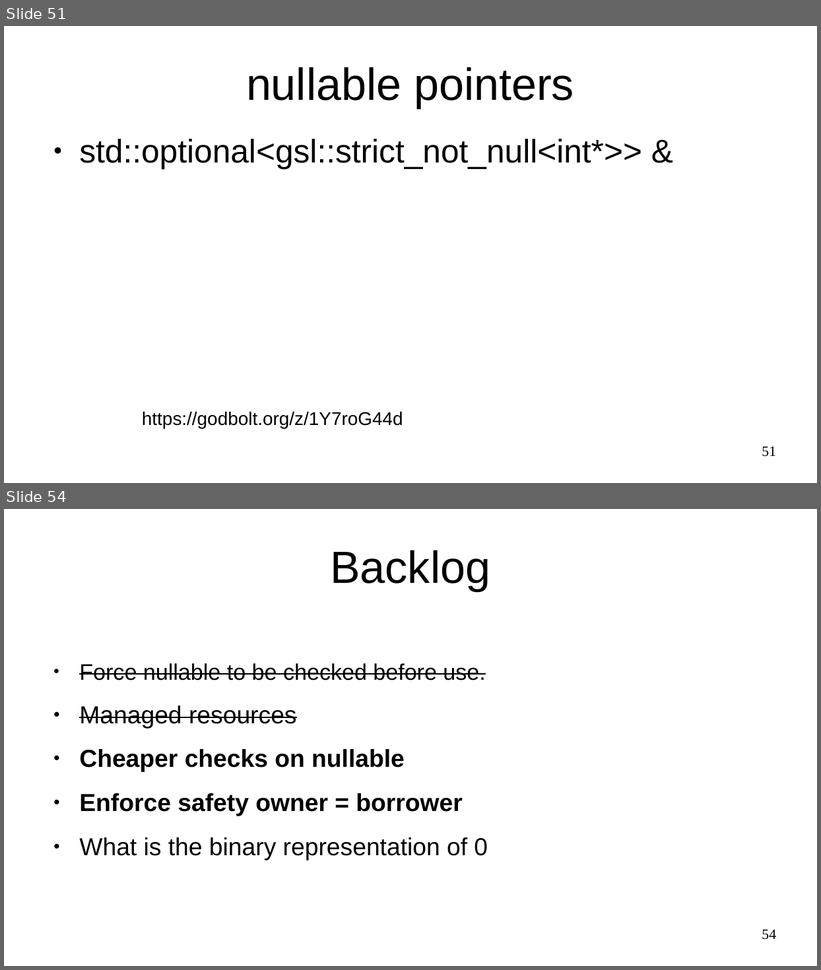
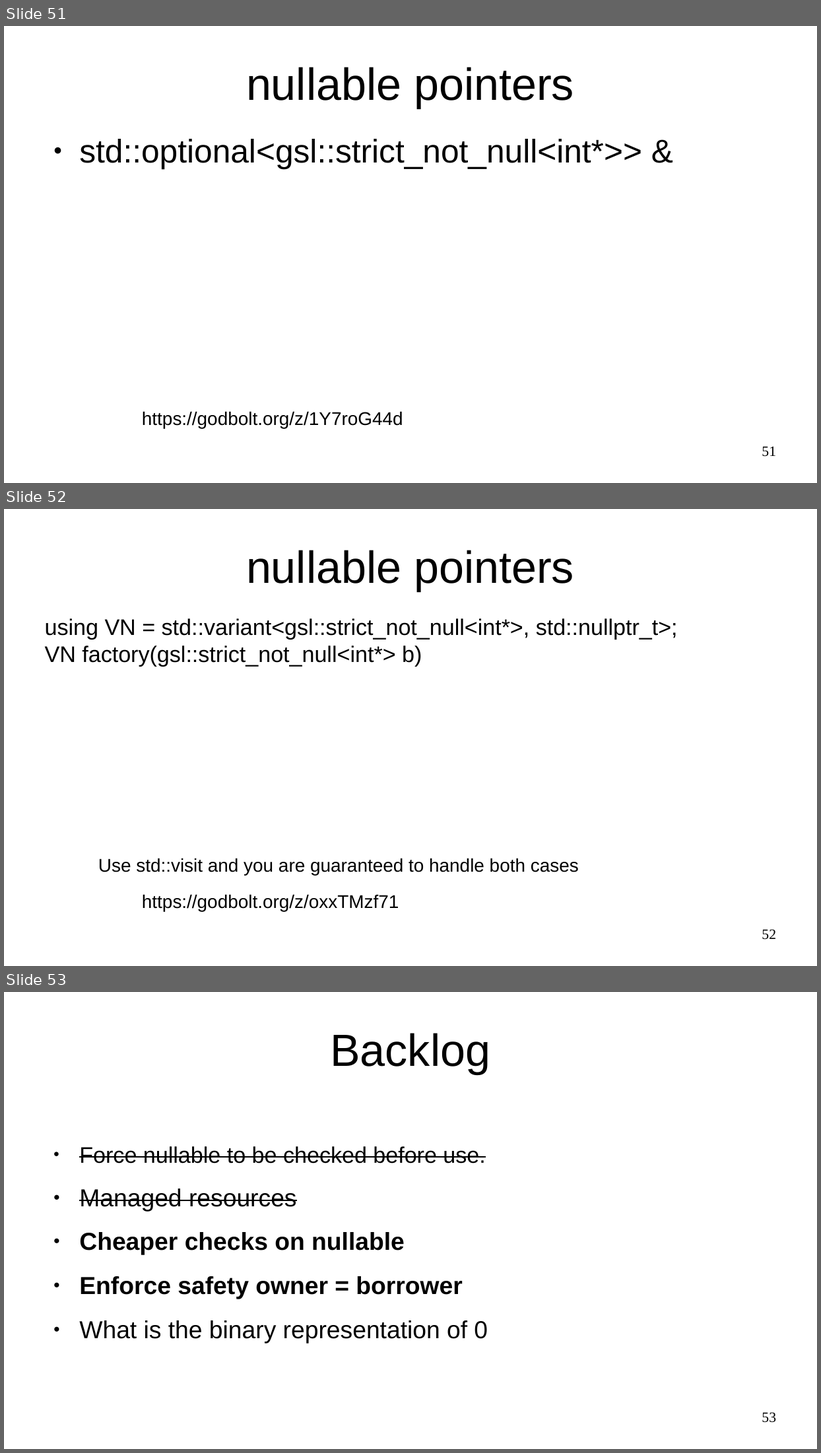
Before and after one commit to marcpawl/nullptr, a slide deck: slideshow.odp. Shown one above the other, each under a label of ours: slides 51 and 54 before the commit, slides 51, 52 and 53 after it; the slides between them are not shown. The pictures are 821x970 and 821x1453 pixels, drawn with LibreOffice and Linux fonts; fonts in the diff are those of the drawing. Boxes give left, top, right and bottom in pixels: in the first picture for what was removed or moved away, otherwise in the second. Text is boxed around its words. In the diff, an @@ line names an element or a change of style, - is before the commit and + after.

```diff
--- a/slideshow.odp
+++ b/slideshow.odp
@@ slide 52 added at bbox=[4, 509, 817, 966], background #FFFFFF @@
@@ title added at bbox=[246, 550, 574, 591], 44 pt, text #000000 @@
+nullable pointers
@@ text added at bbox=[45, 619, 678, 667], 22 pt, text #000000 @@
+using VN = std::variant<gsl::strict_not_null<int*>, std::nullptr_t>;
+VN factory(gsl::strict_not_null<int*> b)
@@ text added at bbox=[98, 858, 579, 876], 18 pt, text #000000 @@
+Use std::visit and you are guaranteed to handle both cases
@@ text added at bbox=[142, 894, 399, 912], 18 pt, text #000000 @@
+https://godbolt.org/z/oxxTMzf71
@@ page number added at bbox=[762, 929, 776, 940], 14 pt, text #000000 @@
+52
@@ what was slide 54 is now slide 53 @@
@@ page number at bbox=[762, 1412, 776, 1423]: text changed @@
-54
+53
```
Also in this commit, not shown: 4 slides changed, 4 other slides added, 2 slides removed, 2 other files.
